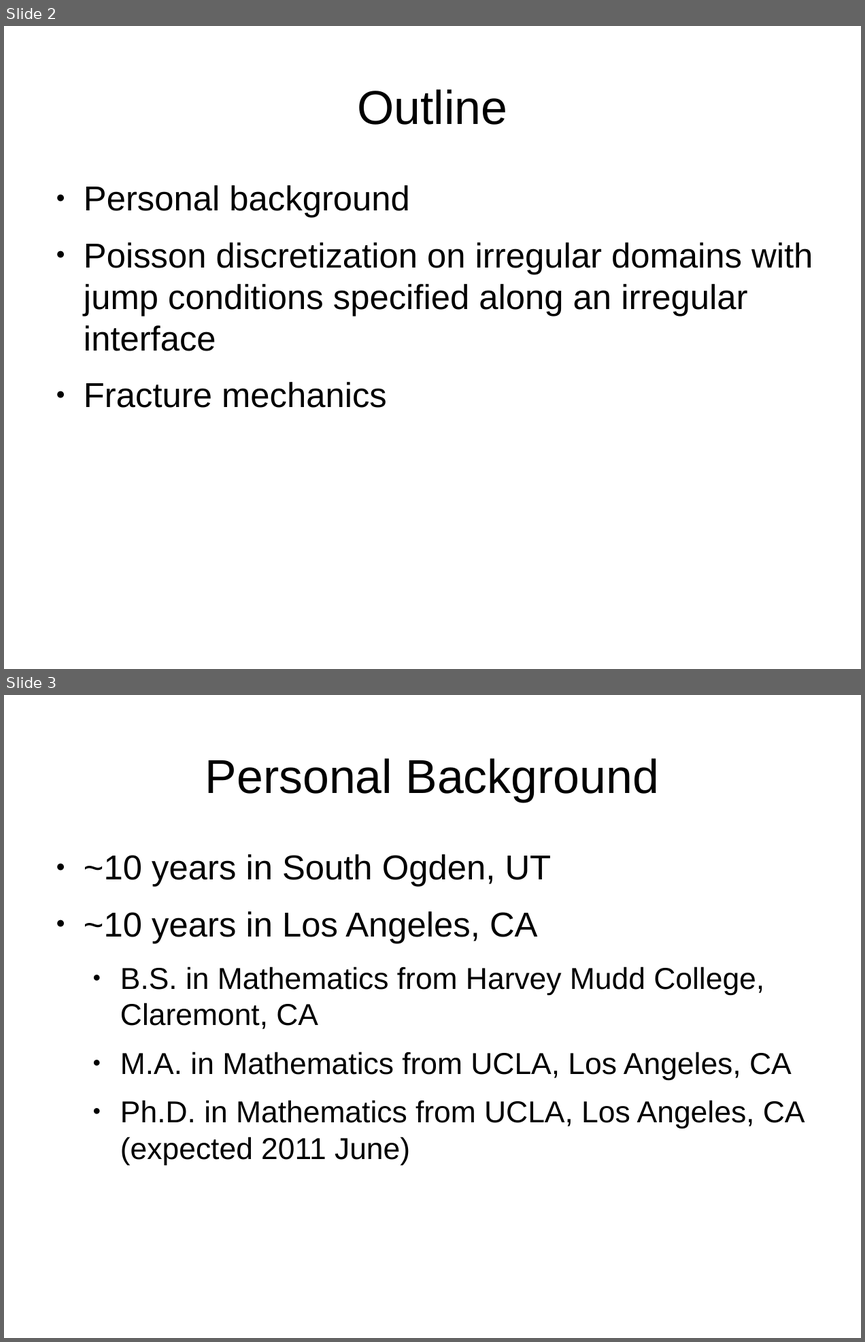
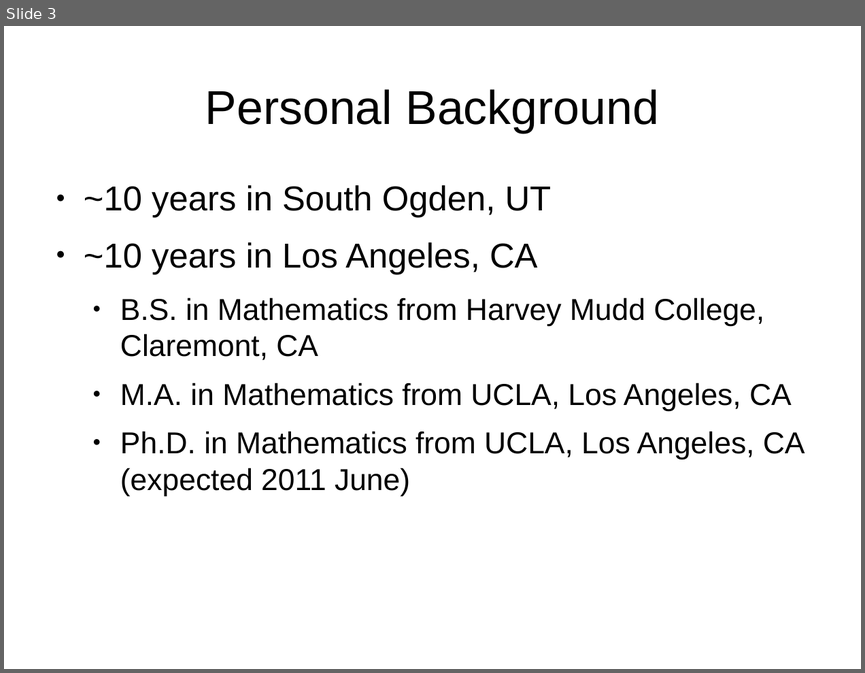
Before and after one commit to jhellrung/documents, a slide deck: presentations/sandia.2011.11.08/slides.odp. Shown one above the other, each under a label of ours: slides 2 and 3 before the commit, slide 3 after it. The pictures are 865x1342 and 865x673 pixels, drawn with LibreOffice and Linux fonts; fonts in the diff are those of the drawing. Boxes give left, top, right and bottom in pixels: in the first picture for what was removed or moved away, otherwise in the second. Text is boxed around its words. In the diff, an @@ line names an element or a change of style, - is before the commit and + after.

```diff
--- a/presentations/sandia.2011.11.08/slides.odp
+++ b/presentations/sandia.2011.11.08/slides.odp
@@ slide 2 removed at [4, 26, 861, 669], background #FFFFFF @@
@@ title removed at [357, 89, 507, 125] @@
-Outline
@@ text removed at [84, 185, 813, 407] @@
-● Personal background
-● Poisson discretization on irregular domains with jump conditions specified along an irregular interface
-● Fracture mechanics
```
Also in this commit, not shown: 1 slide changed, 4 slides added.
